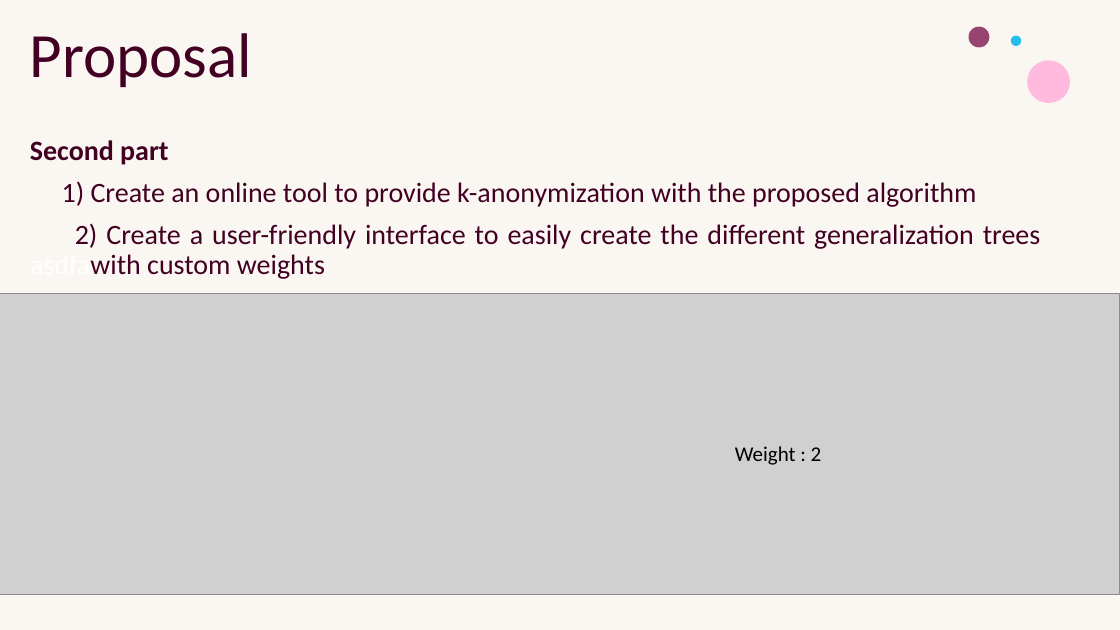
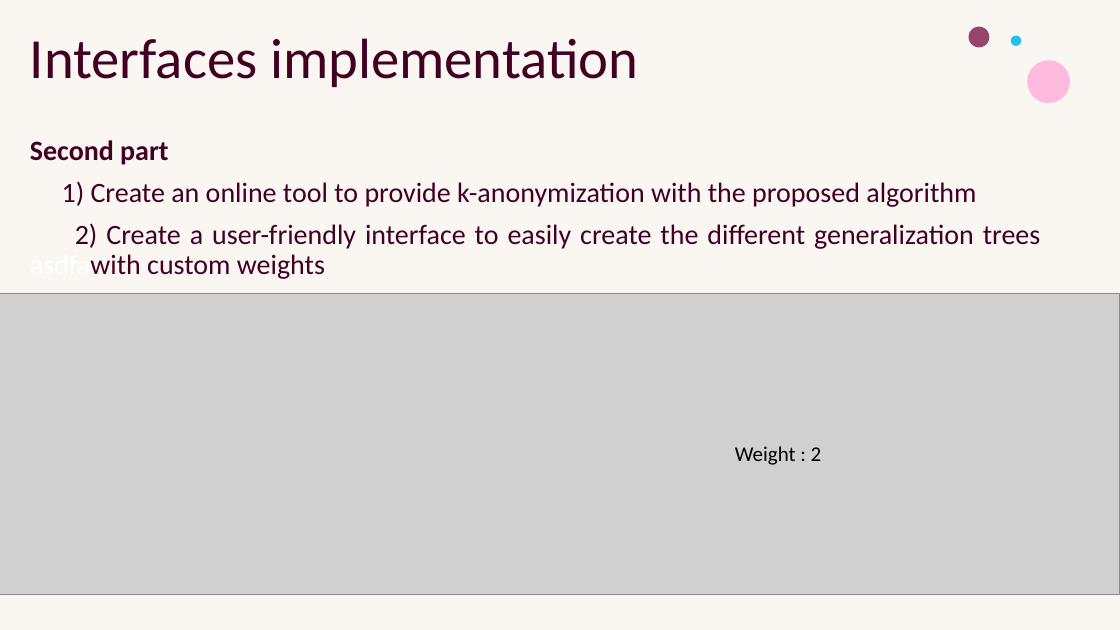
Before and after one commit to Ltochon/k-anon_tool, a slide deck: slide 4 of presentation/Présentation_1.pptx. Drawn at 1120x630 pixels with LibreOffice and Linux fonts; fonts in the diff are those of the drawing; grey boxes stand for pictures. Boxes give left, top, right and bottom in pixels: in the first picture for what was removed or moved away, otherwise in the second. Text is boxed around its words. In the diff, an @@ line names an element or a change of style, - is before the commit and + after.

```diff
--- a/presentation/Présentation_1.pptx
+++ b/presentation/Présentation_1.pptx
@@ title at (30,38,638,87): text changed; size 54 to 48.6 pt @@
-Proposal
+Interfaces implementation
```
Also in this commit, not shown: 3 other slides changed, 1 slide added.
